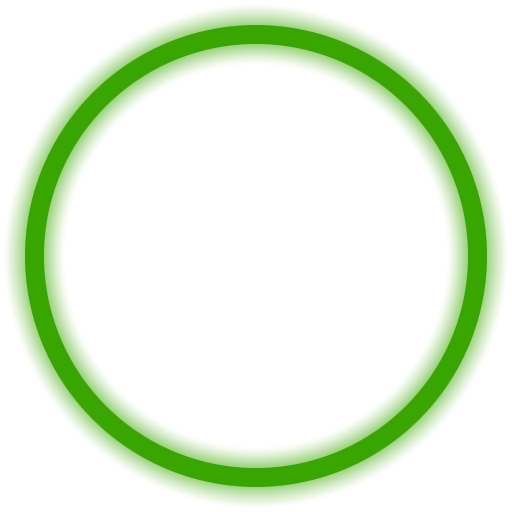
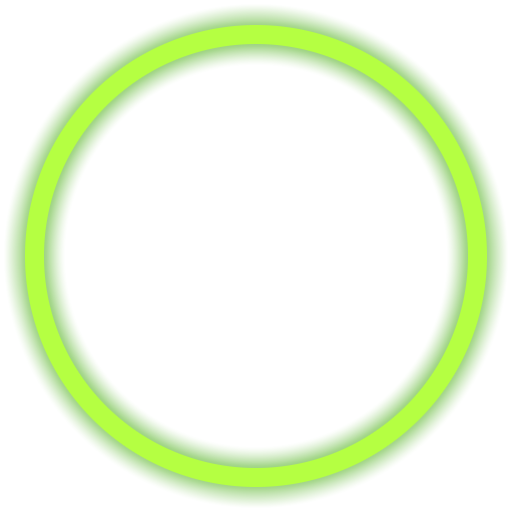
Layer changes from the first 512 × 512 image to the second:
added layer "Копия bg #1" above "Копия bg" over [left=25, top=25, right=487, bottom=487]
hid "bg" over [left=25, top=25, right=487, bottom=487]
